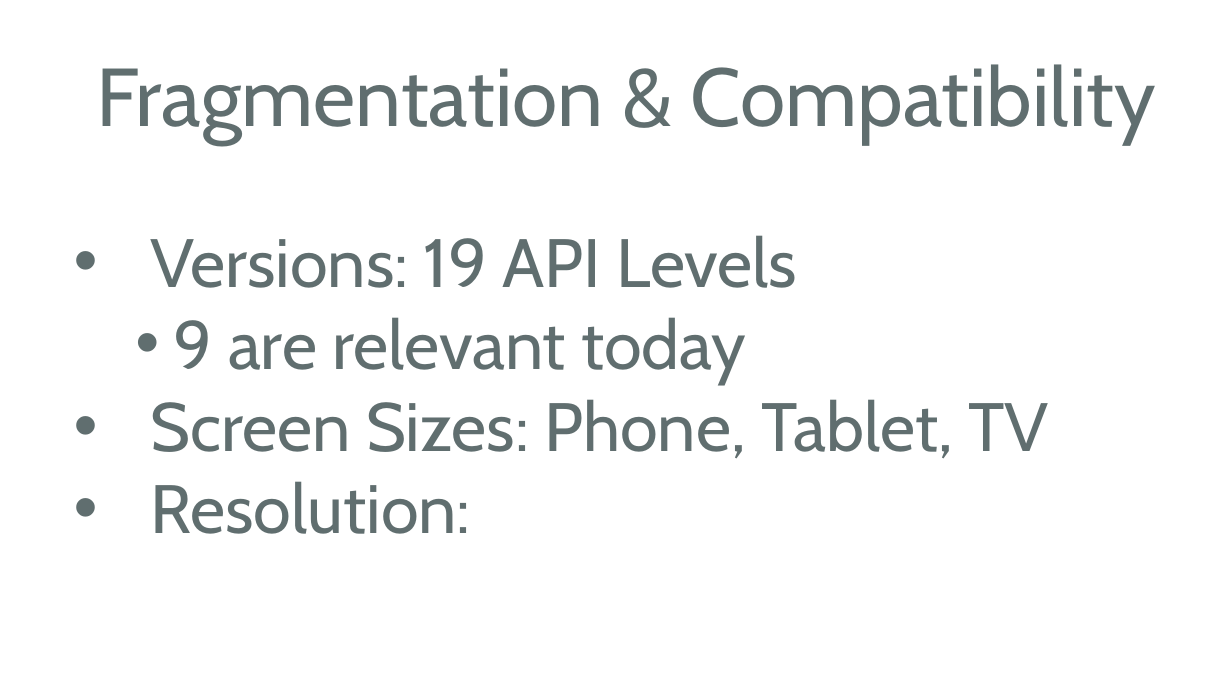
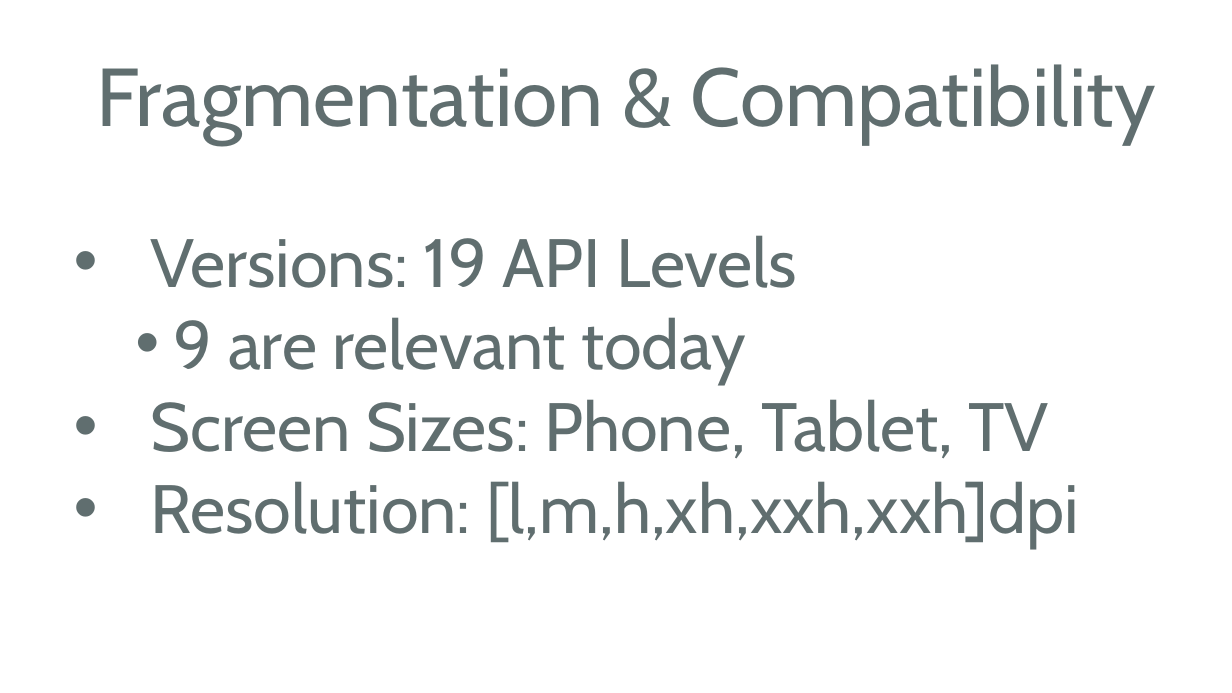
Before and after one commit to jamesmontemagno/Xamarin.Android-AppCompat, a slide deck: slide 2 of AndroidAppCompat.ppt. Drawn at 1232x693 pixels with LibreOffice and Linux fonts; fonts in the diff are those of the drawing; background and template pictures are left out. Boxes give left, top, right and bottom in pixels: in the first picture for what was removed or moved away, otherwise in the second. Text is boxed around its words. In the diff, an @@ line names an element or a change of style, - is before the commit and + after.

Commit message:
PPT update
- Add resolution list
- Add v8 support library mention

```diff
--- a/AndroidAppCompat.ppt
+++ b/AndroidAppCompat.ppt
@@ text at (x1=151, y1=481, x2=1079, y2=549): text changed @@
-• Resolution:
+• Resolution: [l,m,h,xh,xxh,xxh]dpi
```
Also in this commit, not shown: 2 other slides changed.
